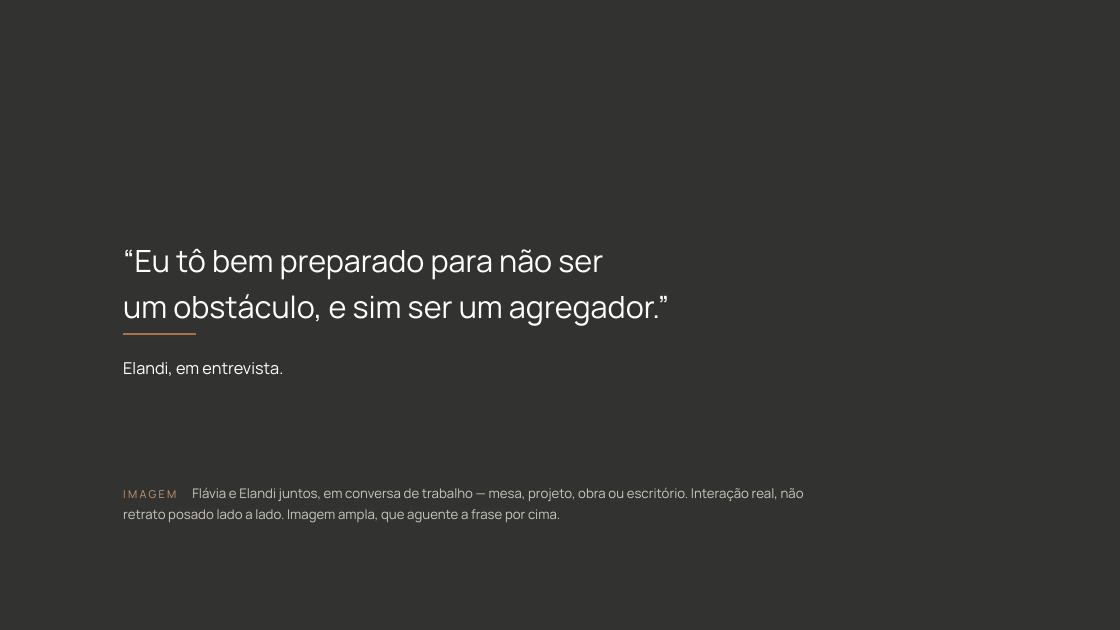
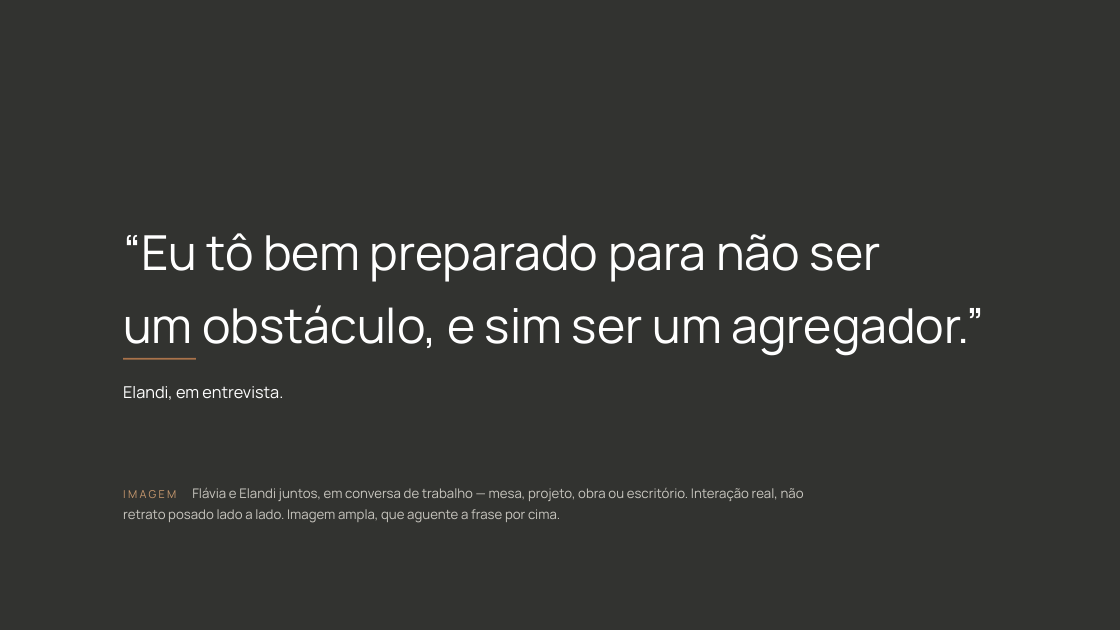
Before and after one commit to kellyalbertkabrand/Apresentacao_Revelacao_de_Essencia, a slide deck: slide 17 of clientes/flavia-muccelin/Duas-Trajetorias-Uma-Nova-Forca-Flavia-e-Elandi.pptx. Drawn at 1120x630 pixels with LibreOffice and Linux fonts; fonts in the diff are those of the drawing; background and template pictures are left out; a plain dark background stands for a picture behind light text. Boxes give left, top, right and bottom in pixels: in the first picture for what was removed or moved away, otherwise in the second. Text is boxed around its words. In the diff, an @@ line names an element or a change of style, - is before the commit and + after.

```diff
--- a/clientes/flavia-muccelin/Duas-Trajetorias-Uma-Nova-Forca-Flavia-e-Elandi.pptx
+++ b/clientes/flavia-muccelin/Duas-Trajetorias-Uma-Nova-Forca-Flavia-e-Elandi.pptx
@@ text "“Eu tô bem preparado para ...": place and size @@
-text "“Eu tô bem preparado para ..." at bbox=[123, 248, 669, 326]
+text "“Eu tô bem preparado para ..." at bbox=[123, 233, 985, 356]
@@ text "“Eu tô bem preparado para ..." at bbox=[123, 233, 985, 356]: size 39.3 to 62 pt @@
@@ rectangle: place and size @@
-rectangle at bbox=[123, 333, 196, 335]
+rectangle at bbox=[123, 358, 196, 360]
@@ text "Elandi, em entrevista.": place and size @@
-text "Elandi, em entrevista." at bbox=[123, 362, 283, 376]
+text "Elandi, em entrevista." at bbox=[123, 386, 283, 400]
```
Also in this commit, not shown: 2 other slides changed, 22 other files.
